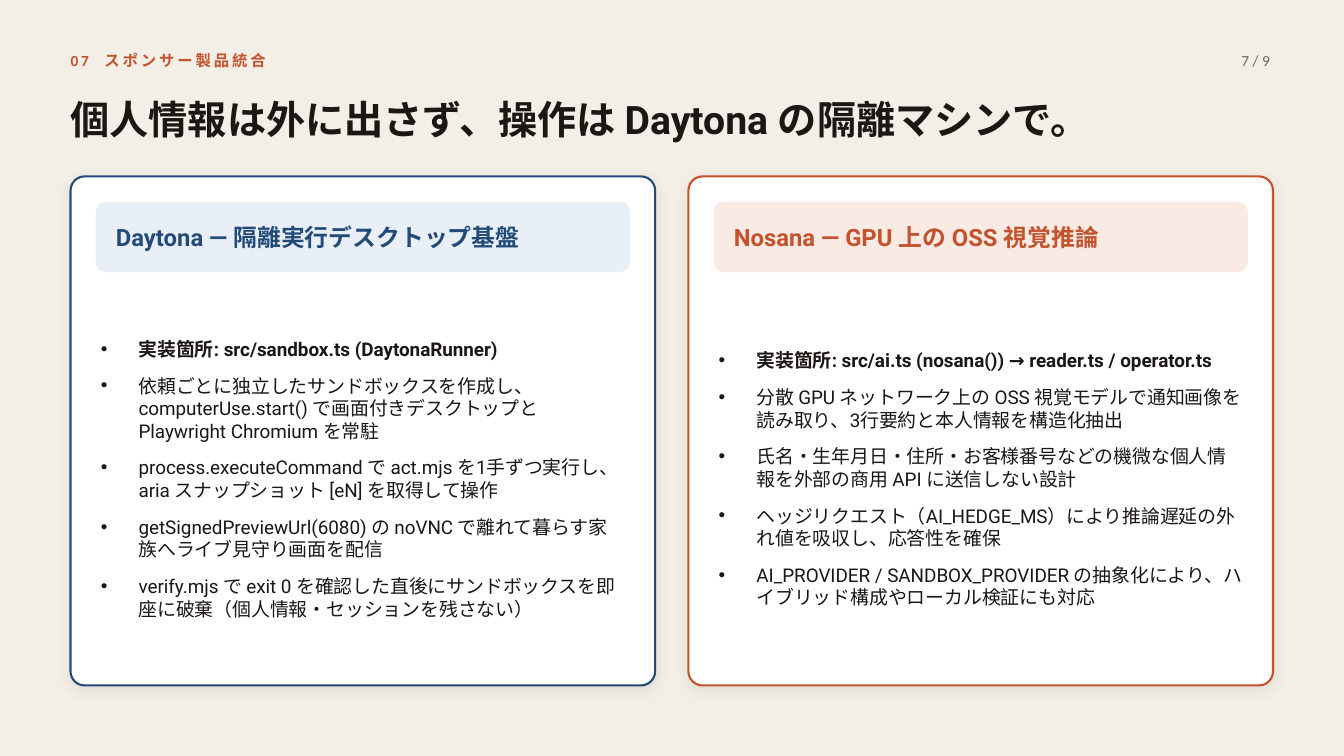
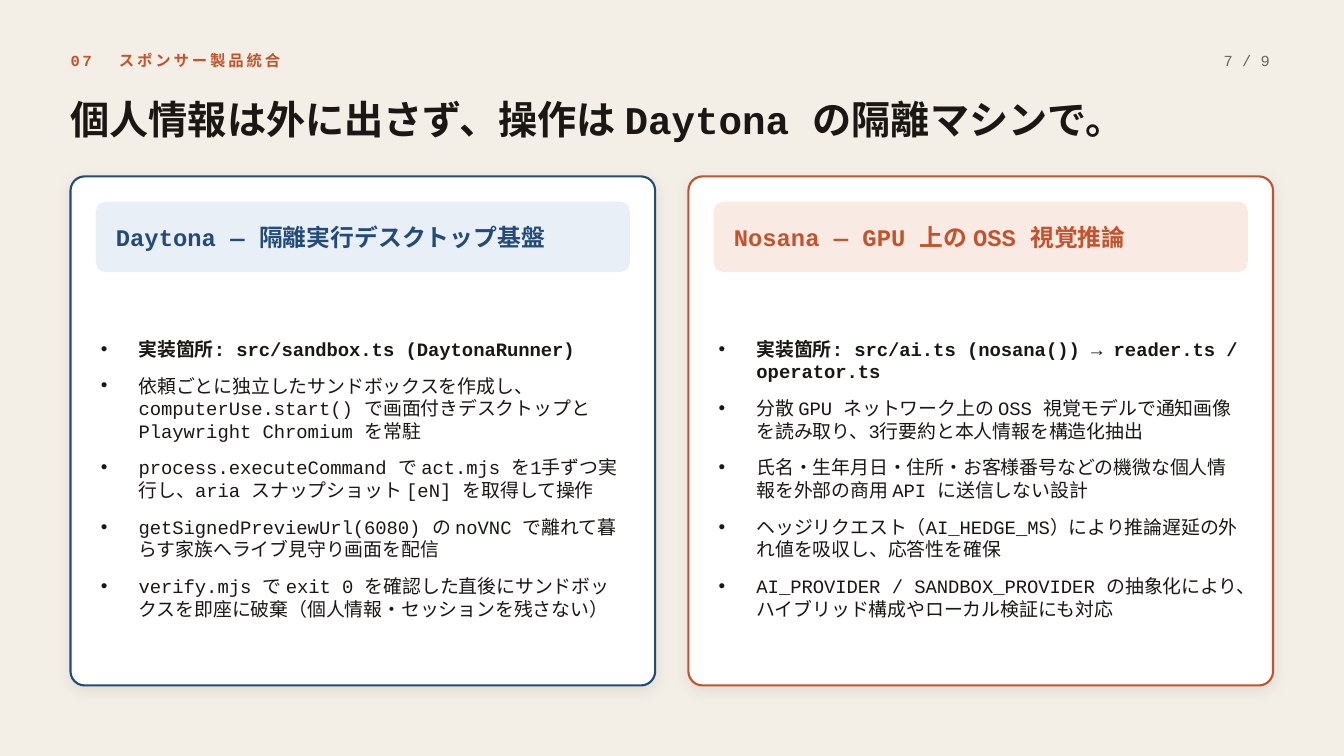
Before and after one commit to buddypia/DaytonaHackSprintTokyo, a slide deck: slide 7 of submission/omakase-tetsuzuki-3min.pptx. Drawn at 1344x756 pixels with LibreOffice and Linux fonts; fonts in the diff are those of the drawing. Boxes give left, top, right and bottom in pixels: in the first picture for what was removed or moved away, otherwise in the second. Text is boxed around its words. In the diff, an @@ line names an element or a change of style, - is before the commit and + after.

Commit message:
feat: upload submission decks, AI review, demo footage, and JP font fallback

```diff
--- a/submission/omakase-tetsuzuki-3min.pptx
+++ b/submission/omakase-tetsuzuki-3min.pptx
@@ text "07 スポンサー製品統合" at box(119, 52, 280, 68): font Calibri to Courier New @@
@@ text "7 / 9" at box(1224, 56, 1270, 66): font Calibri to Courier New @@
@@ font Roboto to Courier New in 5 elements at box(71, 100, 1125, 142), box(116, 225, 545, 251), box(139, 340, 617, 618), box(734, 226, 1125, 248), box(756, 340, 1255, 618) @@
```
Also in this commit, not shown: 8 other slides changed, 19 other files.
